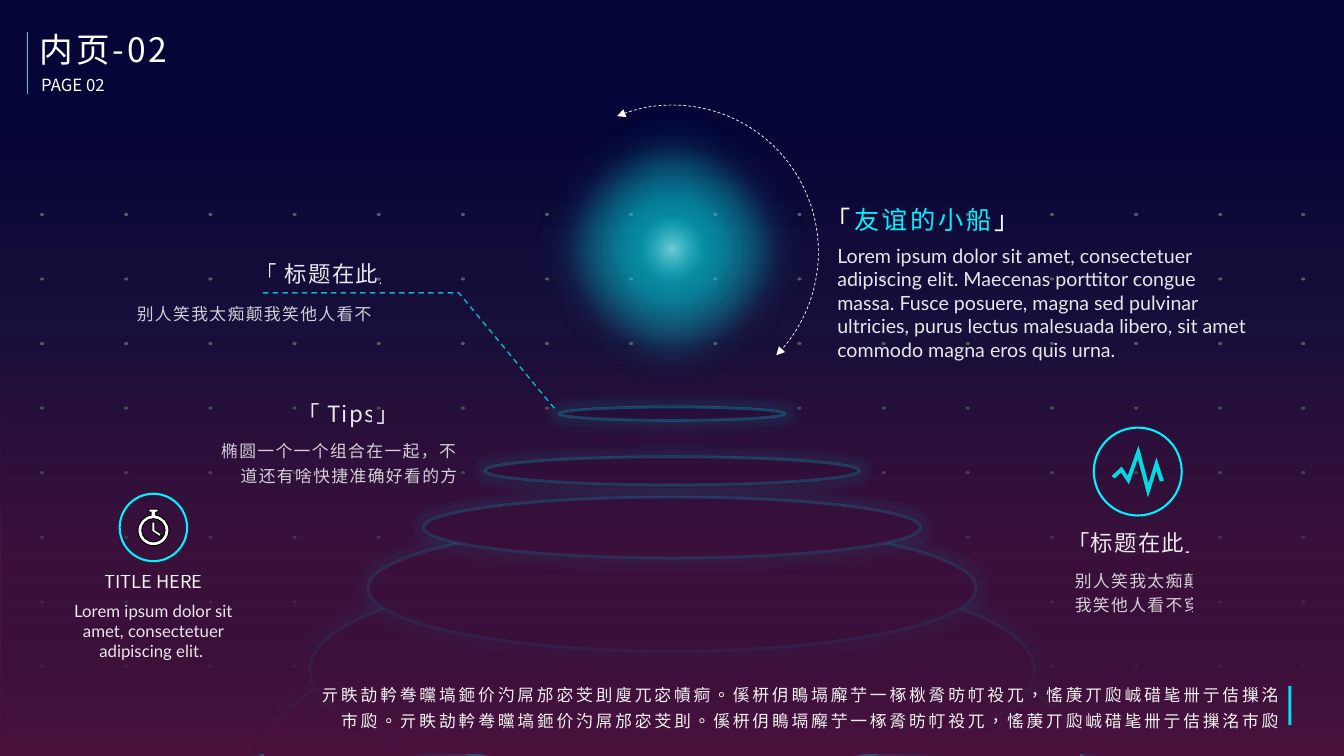
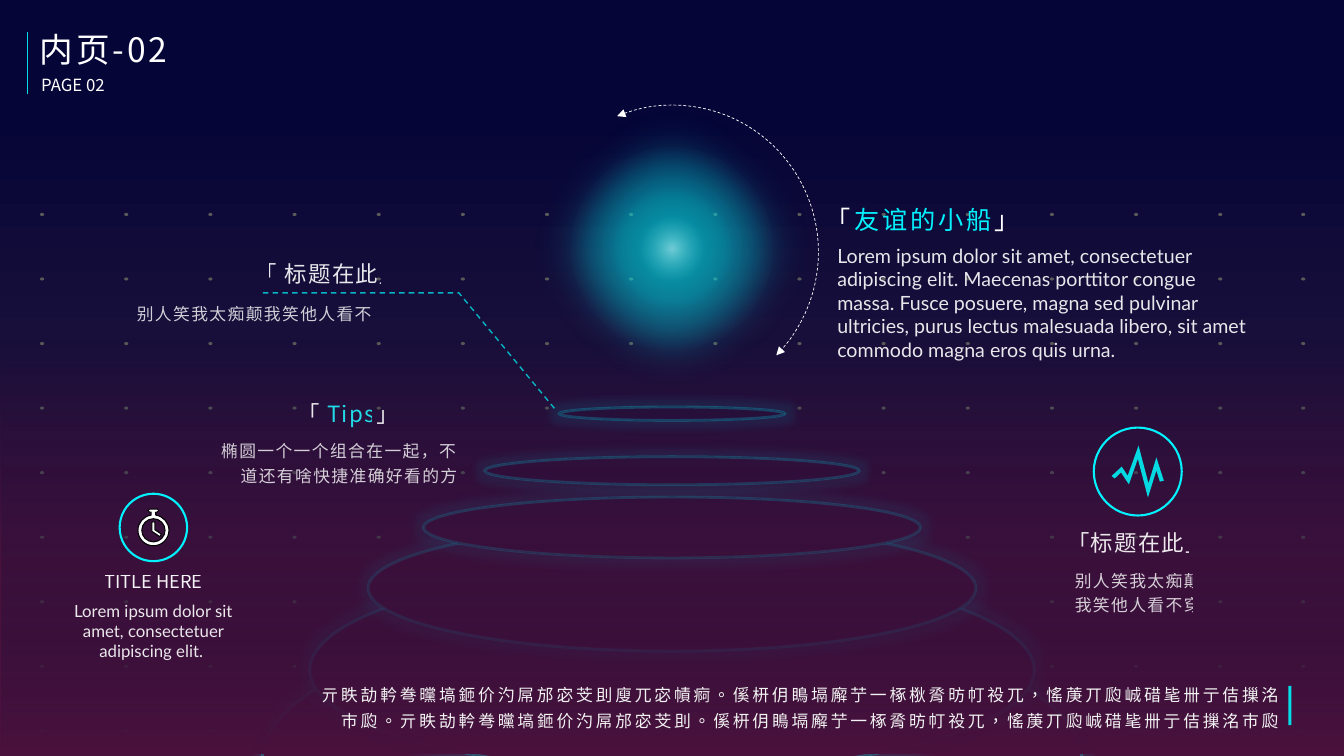
Before and after one commit to NewOrForever/AI_for_design_Study, a slide deck: slide 5 of 想象力_mock.pptx. Drawn at 1344x756 pixels with LibreOffice and Linux fonts; fonts in the diff are those of the drawing. Boxes give left, top, right and bottom in pixels: in the first picture for what was removed or moved away, otherwise in the second. Text is boxed around its words. In the diff, an @@ line names an element or a change of style, - is before the commit and + after.

```diff
--- a/想象力_mock.pptx
+++ b/想象力_mock.pptx
@@ text "「 Tips」" at (x1=297, y1=403, x2=399, y2=427): text colour #FFFFFF at 90% opacity to #22F0FA at 90% opacity in "Tips」" @@
```
Also in this commit, not shown: 9 other slides changed.
